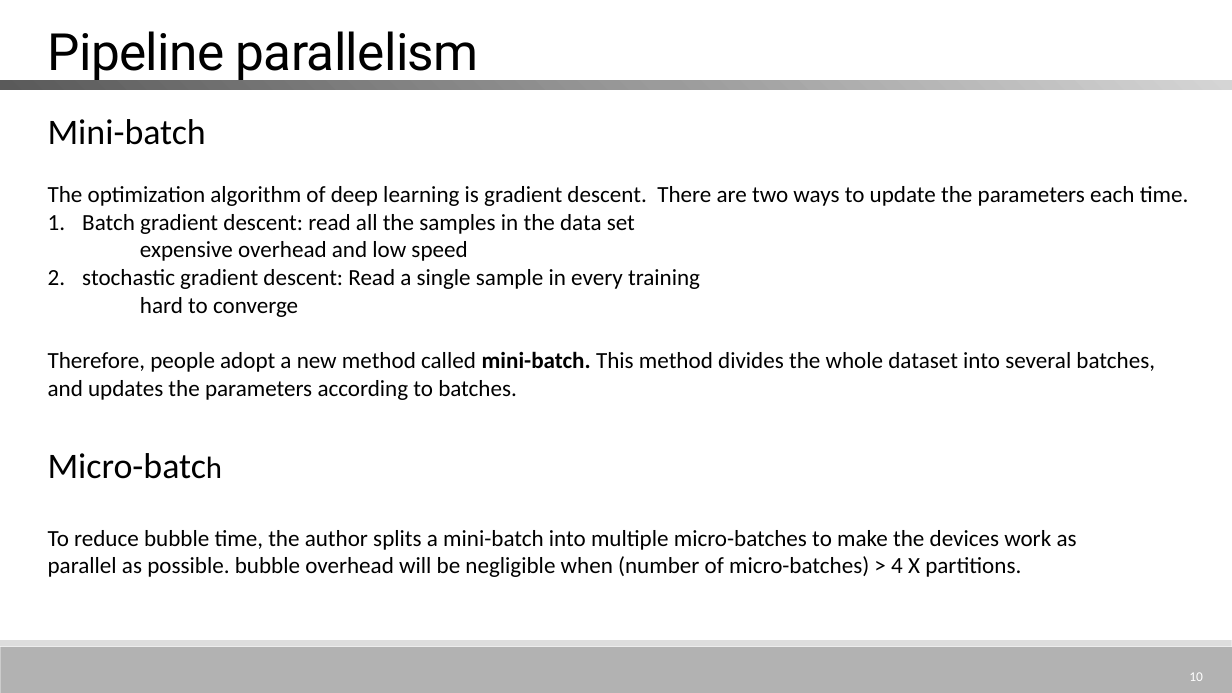
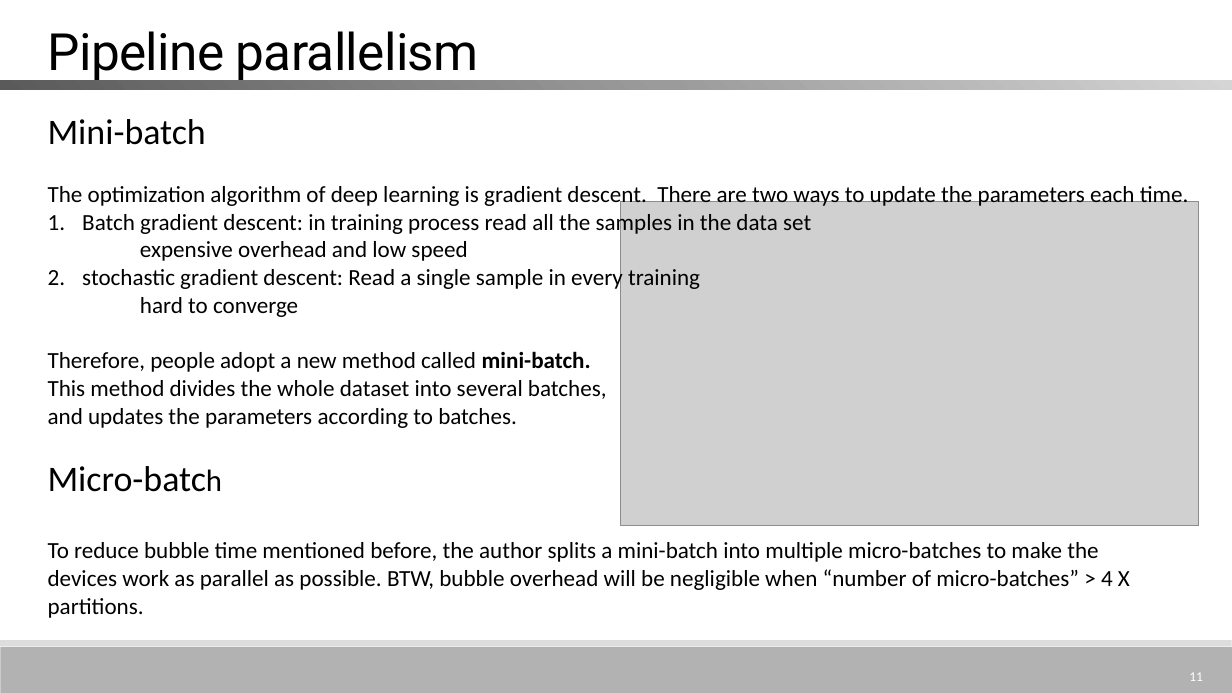
Before and after one commit to MitchellX/RecordCommand, a slide deck: slide 11 of GPipe.pptx (slide 10 before the commit). Drawn at 1232x693 pixels with LibreOffice and Linux fonts; fonts in the diff are those of the drawing; grey boxes stand for pictures. Boxes give left, top, right and bottom in pixels: in the first picture for what was removed or moved away, otherwise in the second. Text is boxed around its words. In the diff, an @@ line names an element or a change of style, - is before the commit and + after.

Commit message:
update: 9-13

```diff
--- a/GPipe.pptx
+++ b/GPipe.pptx
@@ picture added at bbox=[621, 201, 1200, 526] @@
@@ text at bbox=[82, 210, 811, 236]: text changed @@
-1. Batch gradient descent: read all the samples in the data set
+1. Batch gradient descent: in training process read all the samples in the data set
@@ text at bbox=[48, 351, 607, 428]: text changed @@
-Therefore, people adopt a new method called mini-batch. This method divides the whole dataset into several batches, and updates the parameters according to batches.
+Therefore, people adopt a new method called mini-batch.
+This method divides the whole dataset into several batches,
+and updates the parameters according to batches.
@@ text "Micro-batch": place and size @@
-text "Micro-batch" at bbox=[48, 453, 1077, 577]
+text "Micro-batch" at bbox=[48, 466, 1130, 618]
@@ text at bbox=[48, 542, 1130, 618]: text changed @@
-To reduce bubble time, the author splits a mini-batch into multiple micro-batches to make the devices work as parallel as possible. bubble overhead will be negligible when (number of micro-batches) > 4 X partitions.
+To reduce bubble time mentioned before, the author splits a mini-batch into multiple micro-batches to make the devices work as parallel as possible. BTW, bubble overhead will be negligible when “number of micro-batches” > 4 X partitions.
@@ page number at bbox=[1189, 672, 1203, 681]: text changed @@
-10
+11
```
Also in this commit, not shown: 10 other slides changed, 17 slides added, 12 slides removed.
